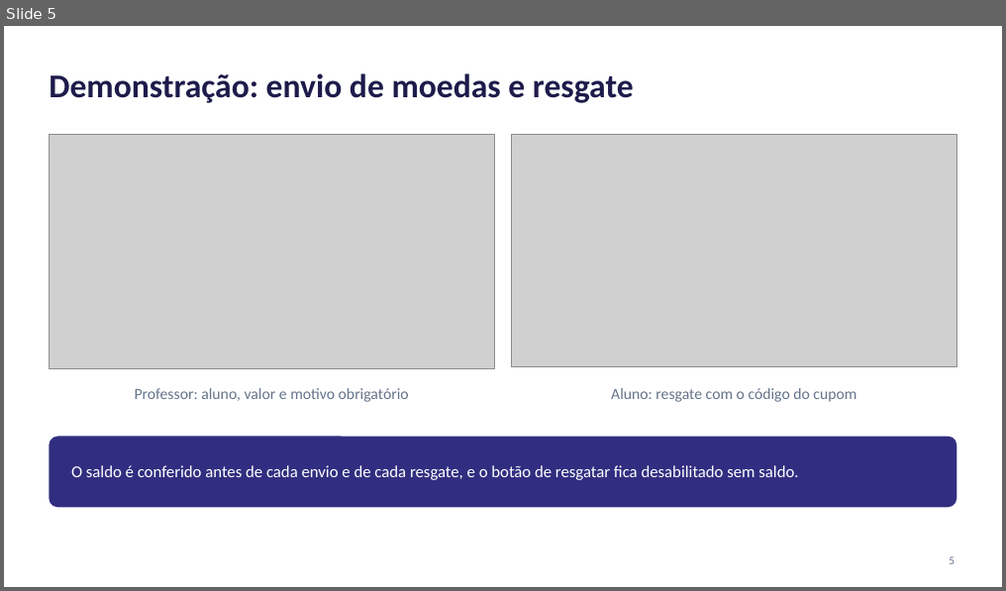
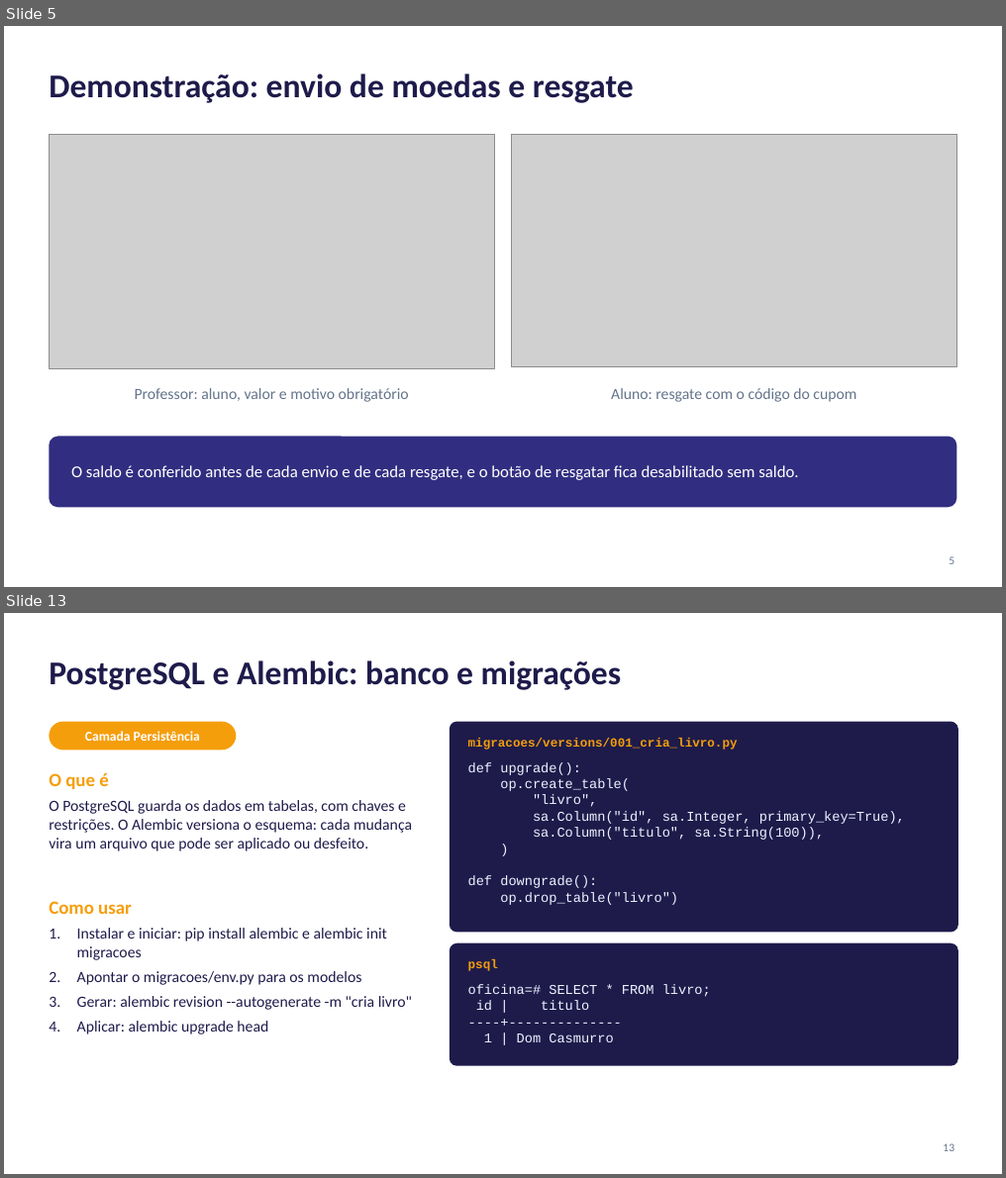
Before and after one commit to lucaslmchaves/sistema-moeda-estudantil, a slide deck: docs/apresentacao/Lab03S03-Apresentacao.pptx. Shown one above the other, each under a label of ours: slide 5 before the commit, slides 5 and 13 after it; the slides between them are not shown. The pictures are 1006x591 and 1006x1178 pixels, drawn with LibreOffice and Linux fonts; fonts in the diff are those of the drawing; grey boxes stand for pictures. Boxes give left, top, right and bottom in pixels: in the first picture for what was removed or moved away, otherwise in the second. Text is boxed around its words. In the diff, an @@ line names an element or a change of style, - is before the commit and + after.

Commit message:
docs: refaz os slides com a oficina das tecnologias por camada do MVC

```diff
--- a/docs/apresentacao/Lab03S03-Apresentacao.pptx
+++ b/docs/apresentacao/Lab03S03-Apresentacao.pptx
@@ slide 13 added at [4,613,1002,1174], background #FFFFFF @@
@@ title added at [49,661,622,690], 32 pt, text #1E1B4B, bold @@
+PostgreSQL e Alembic: banco e migrações
@@ rounded rectangle added at [49,722,236,750], fill #F59E0B @@
@@ text added at [85,731,200,741], 13 pt, text #FFFFFF, bold @@
+Camada Persistência
@@ rounded rectangle added at [450,722,958,932], fill #1E1B4B @@
@@ text added at [468,738,738,750], 12 pt, text #F59E0B, bold @@
+migracoes/versions/001_cria_livro.py
@@ text added at [49,773,109,789], 18 pt, text #F59E0B, bold @@
+O que é
@@ text added at [468,762,905,905], 13 pt, text #EEF2FF @@
+def upgrade():
+op.create_table(
+"livro",
+sa.Column("id", sa.Integer, primary_key=True),
+sa.Column("titulo", sa.String(100)),
+)
+def downgrade():
+op.drop_table("livro")
@@ text added at [49,800,412,852], 15 pt, text #1E1B4B @@
+O PostgreSQL guarda os dados em tabelas, com chaves e restrições. O Alembic versiona o esquema: cada mudança vira um arquivo que pode ser aplicado ou desfeito.
@@ text added at [49,901,132,914], 18 pt, text #F59E0B, bold @@
+Como usar
@@ text added at [77,928,412,1035], 15 pt, text #1E1B4B @@
+1. Instalar e iniciar: pip install alembic e alembic init migracoes
+2. Apontar o migracoes/env.py para os modelos
+3. Gerar: alembic revision --autogenerate -m "cria livro"
+4. Aplicar: alembic upgrade head
@@ rounded rectangle added at [450,944,958,1066], fill #1E1B4B @@
@@ text added at [468,959,498,971], 12 pt, text #F59E0B, bold @@
+psql
@@ text added at [468,984,711,1043], 13 pt, text #EEF2FF @@
+oficina=# SELECT * FROM livro;
+id | titulo
+----+--------------
+1 | Dom Casmurro
@@ page number added at [943,1144,954,1152], 11 pt, text #64748B @@
+13
```
Also in this commit, not shown: 3 slides changed, 8 other slides added, 6 slides removed, 1 other file.
